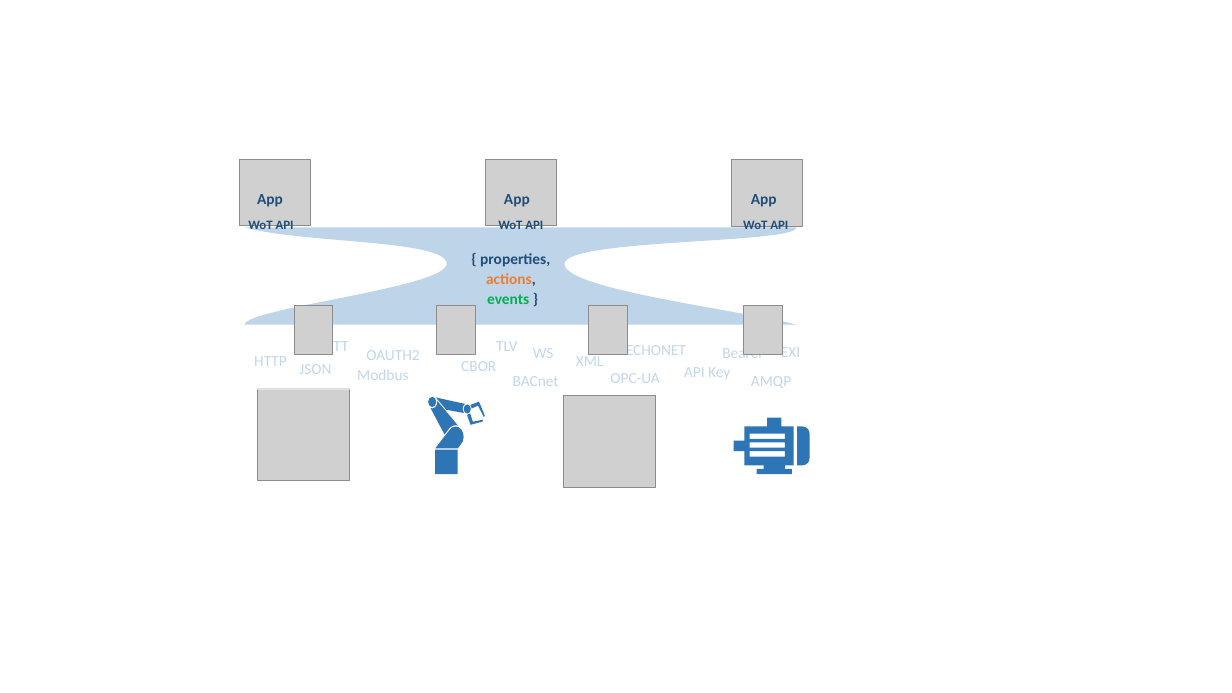
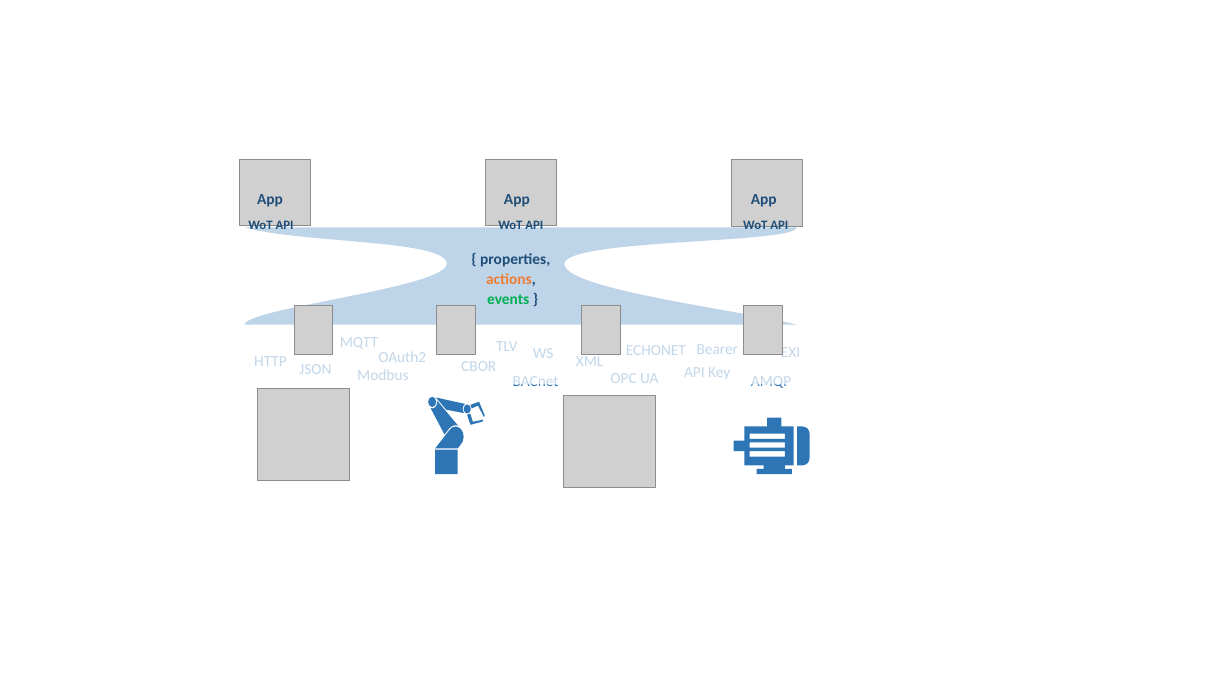
Before and after one commit to w3c/wot-marketing, a slide deck: slide 2 of material/wot-figures.pptx. Drawn at 1232x693 pixels with LibreOffice and Linux fonts; fonts in the diff are those of the drawing; grey boxes stand for pictures. Boxes give left, top, right and bottom in pixels: in the first picture for what was removed or moved away, otherwise in the second. Text is boxed around its words. In the diff, an @@ line names an element or a change of style, - is before the commit and + after.

```diff
--- a/material/wot-figures.pptx
+++ b/material/wot-figures.pptx
@@ picture: place and size @@
-picture at box(589, 305, 628, 354)
+picture at box(581, 305, 620, 354)
@@ rectangle: place and size @@
-rectangle at box(232, 337, 810, 390)
+rectangle at box(236, 333, 813, 385)
@@ text "MQTT" rewrapped from box(310, 338, 348, 356) to box(340, 337, 378, 349) @@
@@ text at box(378, 352, 426, 362): text changed @@
-OAUTH2
+OAuth2
@@ text "Bearer" rewrapped from box(722, 344, 764, 358) to box(697, 344, 739, 354) @@
@@ text at box(610, 373, 658, 383): text changed @@
-OPC-UA
+OPC UA
```
